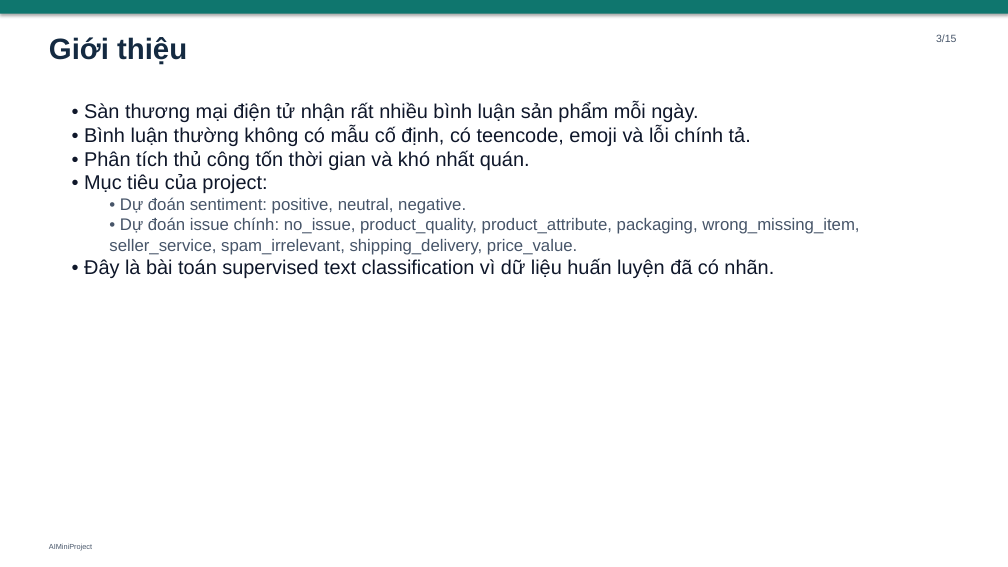
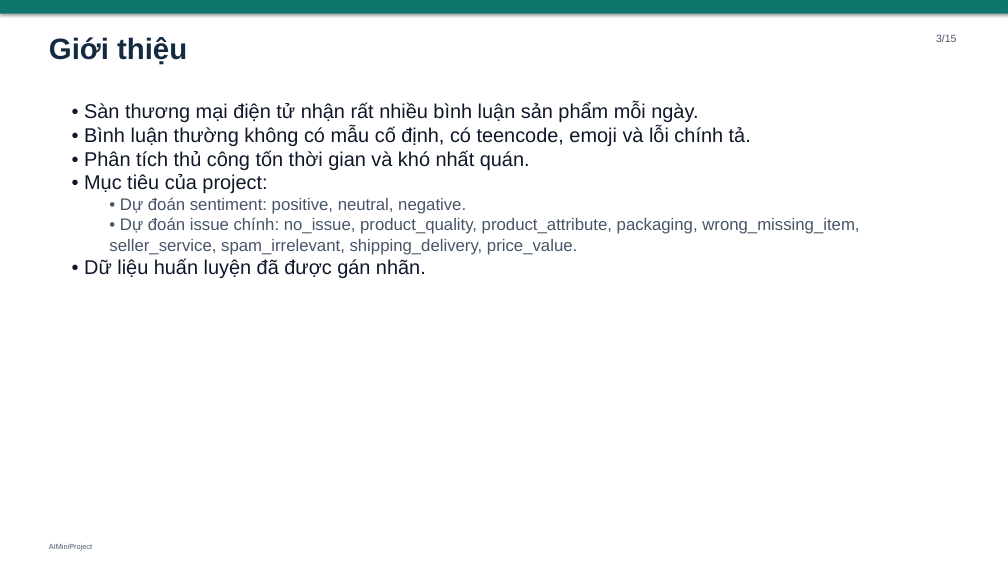
Before and after one commit to luongkien25/AIMiniProject, a slide deck: slide 3 of slides/AIMiniProject_presentation.pptx. Drawn at 1008x567 pixels with LibreOffice and Linux fonts; fonts in the diff are those of the drawing. Boxes give left, top, right and bottom in pixels: in the first picture for what was removed or moved away, otherwise in the second. Text is boxed around its words. In the diff, an @@ line names an element or a change of style, - is before the commit and + after.

```diff
--- a/slides/AIMiniProject_presentation.pptx
+++ b/slides/AIMiniProject_presentation.pptx
@@ text at [84,258,426,278]: text changed @@
-• Đây là bài toán supervised text classification vì dữ liệu huấn luyện đã có nhãn.
+• Dữ liệu huấn luyện đã được gán nhãn.
```
Also in this commit, not shown: 3 other slides changed, 4 slides added, 1 slide removed, 1 other file.
